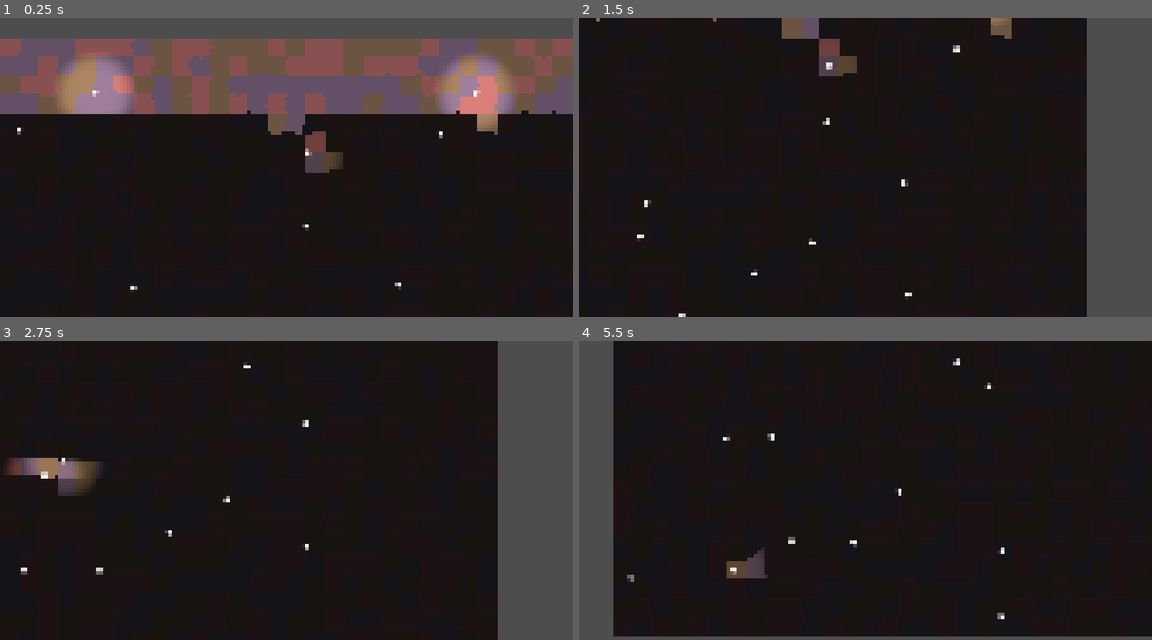
Above: before the commit, frames 1-4 (two rows, left to right).
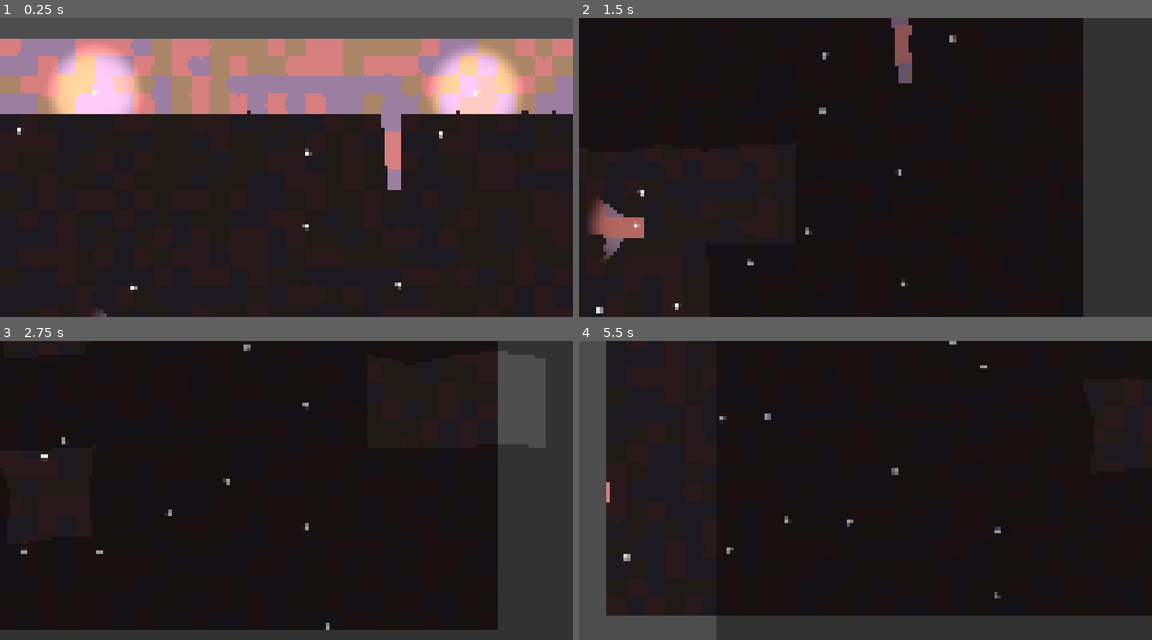
Above: after the commit, the same moments.

Repository: vincent-woelfer/dwarfs-diamonds
Game: Godot game, scene res://scenes/root.tscn
Same seed, same stepped clock (60 frames per second), same inputs: the game is played once before the commit and once after it.
Inputs (mouse positions are in pixels of both pictures, inside the frame that each line leads up to):
- Up to frame 1 (0.25 s): no input
- Up to frame 2 (1.5 s): move the mouse to (991, 152) at 0.52 s; hold Right (ui_right) 0.53-1.28 s; hold S (cam_move_down) 0.53-1.28 s; click (991, 152) at 0.67 s; move the mouse to (750, 182) at 1.27 s; hold Down (ui_down) from 1.28 s (still down); tap A (cam_move_left) at 1.35 s
- Up to frame 3 (2.75 s): move the mouse to (343, 424) at 2.02 s; release Down (ui_down) at 2.03 s; hold Right (ui_right) from 2.03 s (still down); hold D (cam_move_right) from 2.03 s (still down)
- Up to frame 4 (5.5 s): move the mouse to (836, 550) at 2.77 s; release Right (ui_right) at 2.78 s; release D (cam_move_right) at 2.78 s; hold Up (ui_up) 2.78-3.53 s; tap W (cam_move_up) at 2.85 s; click (836, 550) at 2.92 s; move the mouse to (1037, 535) at 3.52 s; hold S (cam_move_down) 3.53-4.28 s; hold Left (ui_left) 3.53-5.03 s; move the mouse to (693, 445) at 4.27 s; tap A (cam_move_left) at 4.35 s; move the mouse to (894, 490) at 5.02 s; hold Down (ui_down) from 5.03 s (still down); hold D (cam_move_right) from 5.03 s (still down); click (894, 490) at 5.17 s

The runs differ from the first frame. In frame 1, 27% of the frame differs, in the area x 0-100%, y 6-100%; in frame 2, 15%; in frame 3, 15%; in frame 4, 9.5%.

Commit message:
-- wip --

Diff:
--- a/scenes/WanderingLight.tscn
+++ b/scenes/WanderingLight.tscn
@@ -7,12 +7,13 @@
 script = ExtResource("1_xoc5w")
 
 [node name="PointLight2D" type="PointLight2D" parent="."]
+z_index = 1
 color = Color(0.9999997, 0.91070974, 0.773473, 1)
-energy = 1.5
+energy = 2.5
 shadow_enabled = true
 shadow_filter_smooth = 64.0
 texture = ExtResource("1_12wcx")
-texture_scale = 1.2
+texture_scale = 1.4
 
 [node name="Sprite2D" type="Sprite2D" parent="."]
 z_index = 1
--- a/shaders/StencilPostProcess.gdshader
+++ b/shaders/StencilPostProcess.gdshader
@@ -56,9 +56,9 @@
     bool is_solid = (stencil_color.g > 0.5);
 
     // BLUR
-    float blur_h = blur_horizontal(STENCIL_TEXTURE, uv, blur_radius);
-    float blur_v = blur_vertical(STENCIL_TEXTURE, uv, blur_radius);
-    float blur_strength = (blur_h + blur_v) * 0.5;
+    // float blur_h = blur_horizontal(STENCIL_TEXTURE, uv, blur_radius);
+    // float blur_v = blur_vertical(STENCIL_TEXTURE, uv, blur_radius);
+    // float blur_strength = (blur_h + blur_v) * 0.5;
 
     // Correct UV for aspect ratio for strip generation only
     float aspect = SCREEN_PIXEL_SIZE.x / SCREEN_PIXEL_SIZE.y;
@@ -80,8 +80,8 @@
         // blur_strength is [0, 1], 1 meaning total green = total solid
         // float darken_factor = mix(1.0, 0.2, blur_strength);
         // float darken_factor = mix(0.7, 0.2, pow(blur_strength, 3.0));
-        float darken_factor = 0.35;
-        COLOR *= darken_factor;
+        float darken_factor = 0.65;
+        COLOR.rgb *= darken_factor;
 
         // Border Drawing
         // if (blur_strength <= 0.9) {
--- a/src/Camera.gd
+++ b/src/Camera.gd
@@ -3,7 +3,7 @@
 
 # Positional parameters
 # pixels per second
-var pan_speed: float = 900.0
+var pan_speed: float = 1000.0
 
 var zoom_curr: float = 1.0
 var zoom_target: float = 1.0
--- a/src/Cell.gd
+++ b/src/Cell.gd
@@ -35,6 +35,7 @@
 	self.type = _type
 	self.is_solid = _is_solid
 
+	# self.is_selected = randf() < 0.2
 
 func _ready() -> void:
 	# Required for chilren to be able to use these layers
@@ -50,7 +51,7 @@
 	# Stencil
 	stencil_poly = Polygon2D.new()
 	stencil_poly.polygon = _get_cell_polygon(grid_pos.x, grid_pos.y)
-	stencil_poly.color = Color(0.0, 0.0, 0.0, 0.0)
+	stencil_poly.color = Color(0.0, 0.0, 0.0, 0.0) if Engine.is_editor_hint() else Color(0.0, 0.0, 0.0, 1.0)
 	stencil_poly.visibility_layer = Util.LAYER_2
 	stencil_poly.material = unshaded_material
 	add_child(stencil_poly)
@@ -83,34 +84,30 @@
 	# Change light mask if solid (no light passes through)
 	background_poly.light_mask = 0 if is_solid else 1
 
+	background_poly.color = Colors.get_cell_color(type, is_solid)
 
-	# Update stencil color (for selection)
-	if Engine.is_editor_hint():
-		stencil_poly.color.r = 0.0
-		stencil_poly.color.g = 0.0
-
-	else:
-		# Update selected stencil
-		stencil_poly.color.r = 1.0 if is_selected else 0.0
-		# Update solid stencil
-		stencil_poly.color.g = 1.0 if is_solid else 0.0
+	# Set Stencild Colors. Dont write to alpha, this is done only once to show/hide stencil in editor vs game
+	# Update selected stencil
+	stencil_poly.color.r8 = 255 if is_selected else 0
+	# Update solid stencil
+	stencil_poly.color.g8 = 255 if is_solid else 0
 
 
-func _get_cell_colors(color: Color) -> PackedColorArray:
-	var base_color := color
-	const _color_variation := 0.1
+# func _get_cell_colors(color: Color) -> PackedColorArray:
+# 	var base_color := color
+# 	const _color_variation := 0.1
 
-	var colors: PackedColorArray = []
-	for i in range(8):
-		colors.append(base_color)
+# 	var colors: PackedColorArray = []
+# 	for i in range(8):
+# 		colors.append(base_color)
 
-	# for i in range(8):
-		# var r = clamp(base_color.r + randf_range(-color_variation, color_variation), 0.0, 1.0)
-		# var g = clamp(base_color.g + randf_range(-color_variation, color_variation), 0.0, 1.0)
-		# var b = clamp(base_color.b + randf_range(-color_variation, color_variation), 0.0, 1.0)
-		# colors.append(Color(r, g, b, 1.0))
+# 	# for i in range(8):
+# 		# var r = clamp(base_color.r + randf_range(-color_variation, color_variation), 0.0, 1.0)
+# 		# var g = clamp(base_color.g + randf_range(-color_variation, color_variation), 0.0, 1.0)
+# 		# var b = clamp(base_color.b + randf_range(-color_variation, color_variation), 0.0, 1.0)
+# 		# colors.append(Color(r, g, b, 1.0))
 
-	return colors
+# 	return colors
 
 # Returns a rectangle polygon for cell at grid position (x, y)
 func _get_cell_polygon(x: int, y: int) -> PackedVector2Array:
--- a/src/Colors.gd
+++ b/src/Colors.gd
@@ -7,16 +7,24 @@
 
 
 static func get_cell_color(type: Cell.CellType, solid: bool) -> Color:
+	var color: Color
+
 	match type:
 		Cell.CellType.A:
-			return COLOR_A
+			color = COLOR_A
 		Cell.CellType.B:
-			return COLOR_B
+			color = COLOR_B
 		Cell.CellType.C:
-			return COLOR_C
+			color = COLOR_C
+		_:
+			assert(false, "Unknown CellType")
+			color = Color.WHITE
 
-	assert(false, "Unknown CellType")
-	return Color.WHITE
+	# Not here, done in shader
+	# if solid:
+		# color = color.darkened(0.3)
+
+	return color
 
 
 static var COLOR_A: Color = Color8(42, 36, 48)
--- a/src/Level.gd
+++ b/src/Level.gd
@@ -11,14 +11,15 @@
 
 	# Sunlight from straight above
 	var sun := DirectionalLight2D.new()
+	sun.rotation_degrees = -5.0
 	sun.color = Color(1.0, 0.93, 0.88)
-	sun.energy = 1.85
+	sun.energy = 3.0
 	sun.shadow_enabled = true
 	add_child(sun)
 
 	# Darkness
 	var darkness := CanvasModulate.new()
-	darkness.color = Color(0.5, 0.5, 0.5)
+	darkness.color = Color(0.7, 0.7, 0.7)
 	add_child(darkness)
 
 	# Wandering Lights
@@ -47,7 +48,9 @@
 
 func _generate_grid() -> void:
 	var texture: NoiseTexture2D = NoiseTexture2D.new()
-	texture.noise = FastNoiseLite.new()
+	var fast_noise_lite := FastNoiseLite.new()
+	fast_noise_lite.seed = 57
+	texture.noise = fast_noise_lite
 	await texture.changed
 	var image := texture.get_image()
 
--- a/src/StencilViewport.gd
+++ b/src/StencilViewport.gd
@@ -2,18 +2,19 @@
 extends SubViewport
 
 @onready var window: Window = get_tree().root
-@onready var parent_viewport: Viewport = window.get_viewport()
+@onready var root_viewport: Viewport = window.get_viewport()
 
 func _ready() -> void:
 	# Render only layer 2 (the stencil layer)
 	self.canvas_cull_mask = Util.LAYER_2
-	# Ensure parent renders only layer 1
-	parent_viewport.canvas_cull_mask = Util.LAYER_1
+
+	# Ensure root-viewport renders only layer 1
+	root_viewport.canvas_cull_mask = Util.LAYER_1
 
 	# Enable Stencil Layer on Main Viewport for testing
-	# parent_viewport.set_canvas_cull_mask_bit(1, true)
+	# root_viewport.set_canvas_cull_mask_bit(1, true)
 
-	self.world_2d = parent_viewport.world_2d
+	self.world_2d = root_viewport.world_2d
 	self.size = window.size
 
 
